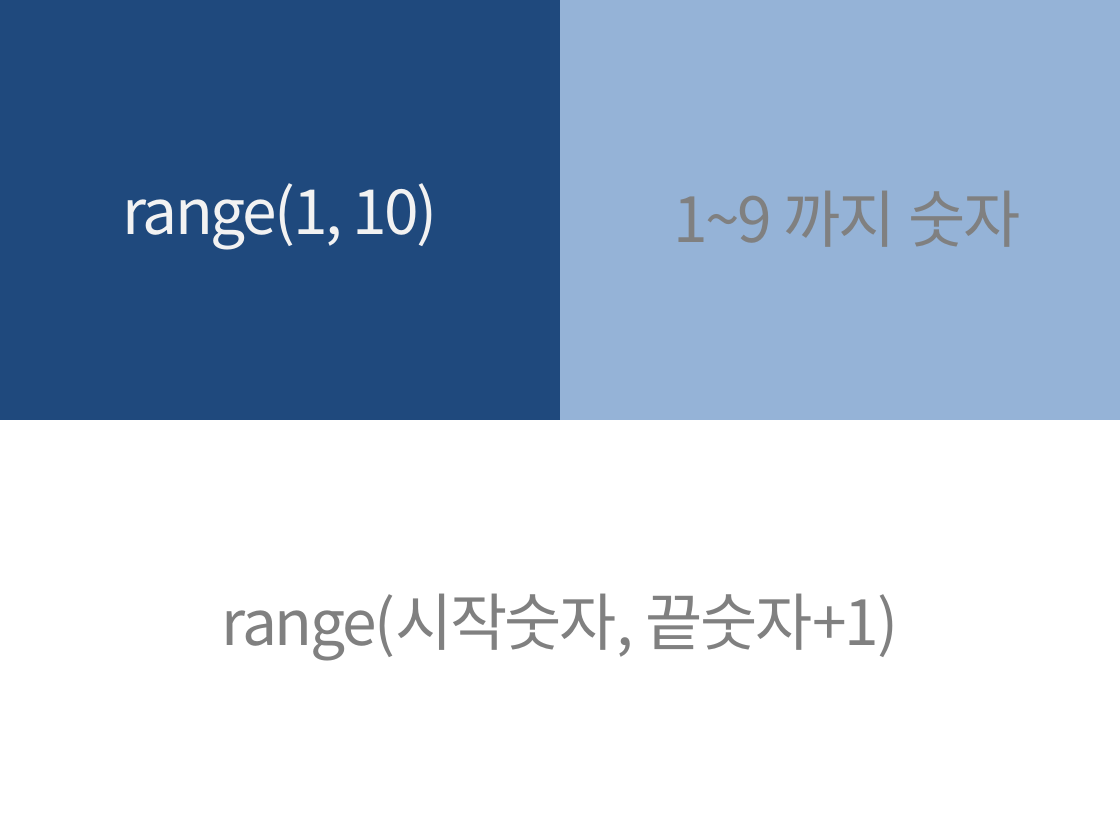
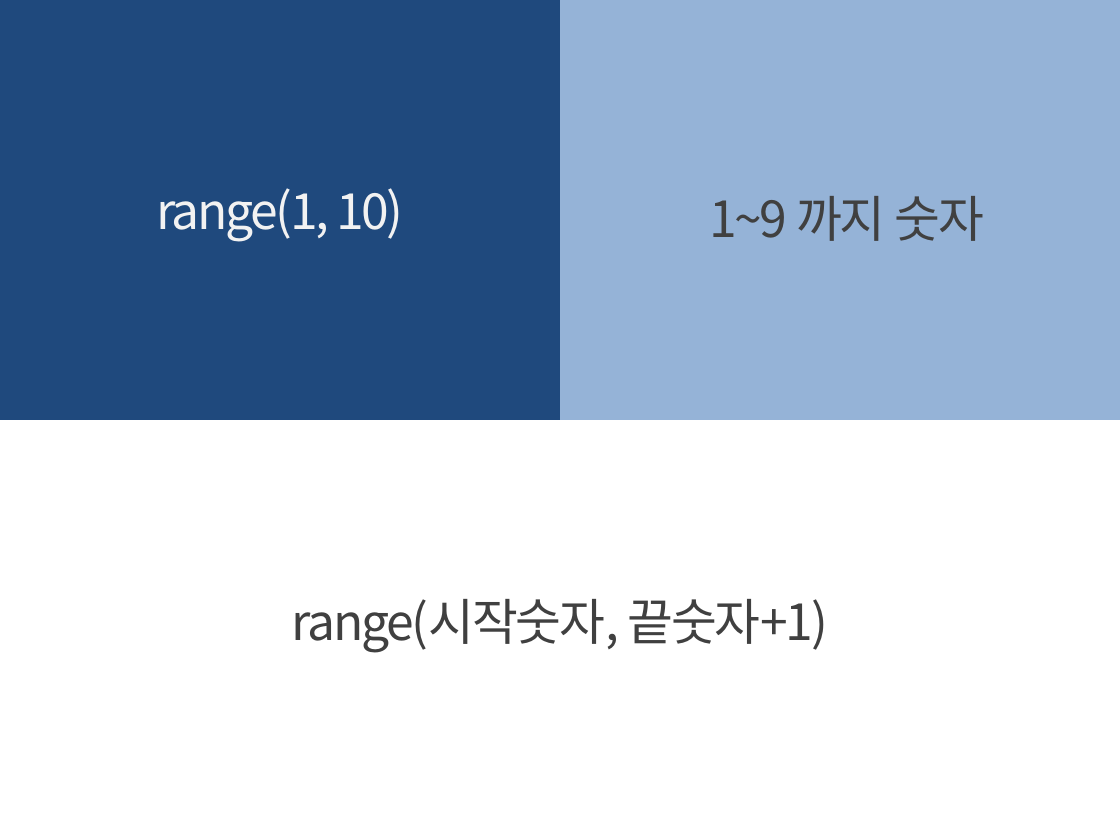
Before and after one commit to kwonkijun/python, a slide deck: slide 14 of 파이썬기초(PPT)/파이썬 기초 7강_반복문.pptx. Drawn at 1120x840 pixels with LibreOffice and Linux fonts; fonts in the diff are those of the drawing. Boxes give left, top, right and bottom in pixels: in the first picture for what was removed or moved away, otherwise in the second. Text is boxed around its words. In the diff, an @@ line names an element or a change of style, - is before the commit and + after.

```diff
--- a/파이썬기초(PPT)/파이썬 기초 7강_반복문.pptx
+++ b/파이썬기초(PPT)/파이썬 기초 7강_반복문.pptx
@@ text "range(1, 10)" at box(156, 188, 403, 242): size 40 to 32 pt @@
@@ text "1~9 까지 숫자" at box(709, 196, 984, 241): size 40 to 32 pt, text colour #808080 to #404040 @@
@@ text "range(시작숫자, 끝숫자+1)" at box(292, 599, 828, 653): size 40 to 32 pt, text colour #808080 to #404040 @@
```
Also in this commit, not shown: 18 other slides changed, 39 other files.
